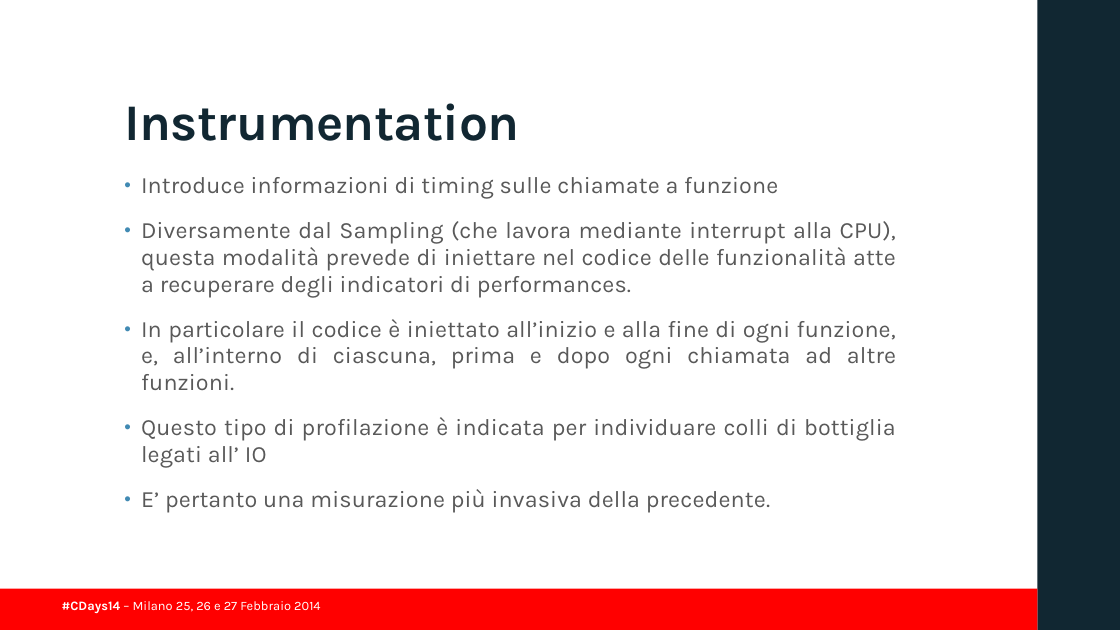
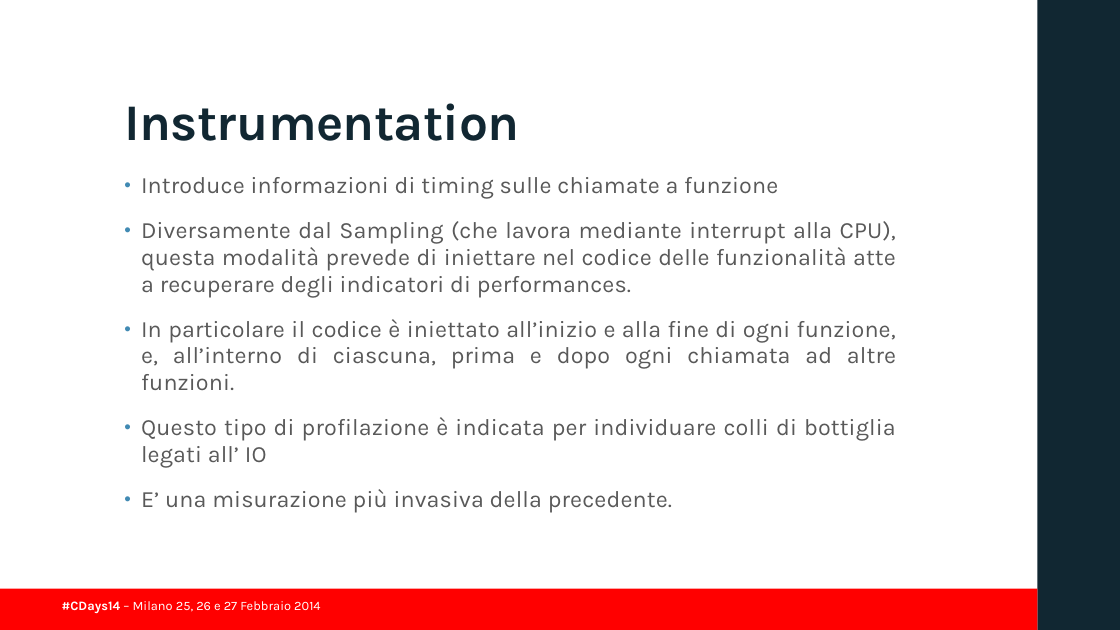
Before and after one commit to guidop/CDays14, a slide deck: slide 27 of presentazioneCDAYS2014.pptx (slide 25 before the commit). Drawn at 1120x630 pixels with LibreOffice and Linux fonts; fonts in the diff are those of the drawing; background and template pictures are left out. Boxes give left, top, right and bottom in pixels: in the first picture for what was removed or moved away, otherwise in the second. Text is boxed around its words. In the diff, an @@ line names an element or a change of style, - is before the commit and + after.

```diff
--- a/presentazioneCDAYS2014.pptx
+++ b/presentazioneCDAYS2014.pptx
@@ text at box(141, 489, 672, 513): text changed @@
-• E’ pertanto una misurazione più invasiva della precedente.
+• E’ una misurazione più invasiva della precedente.
```
Also in this commit, not shown: 8 other slides changed, 2 slides added.
